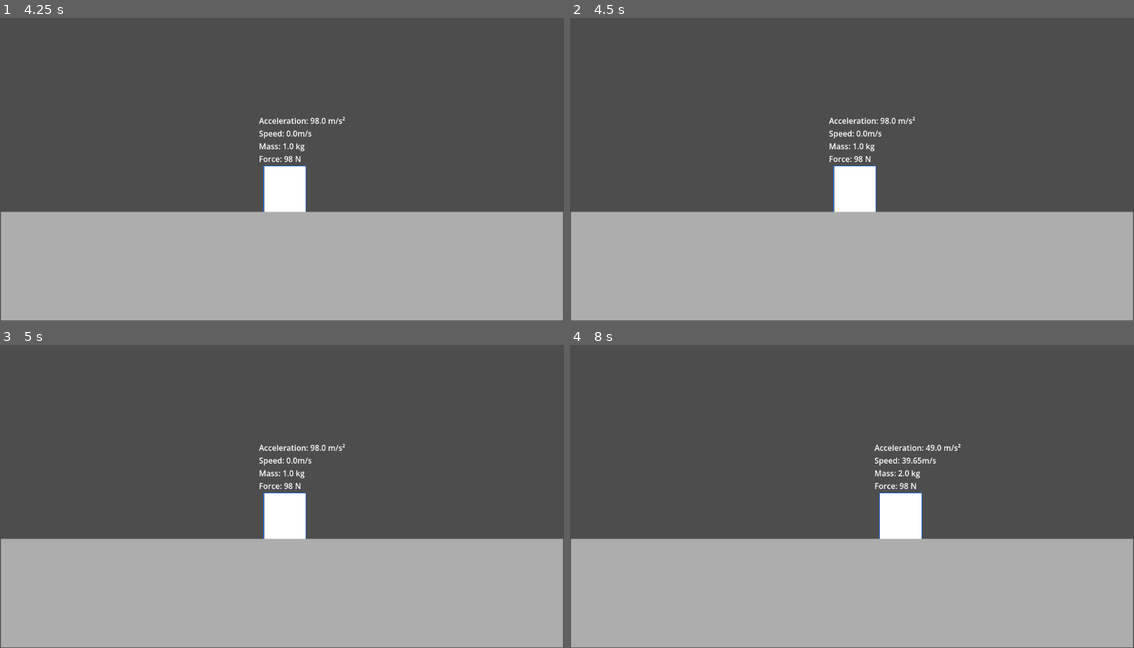
Above: before the commit, frames 1-4 (two rows, left to right).
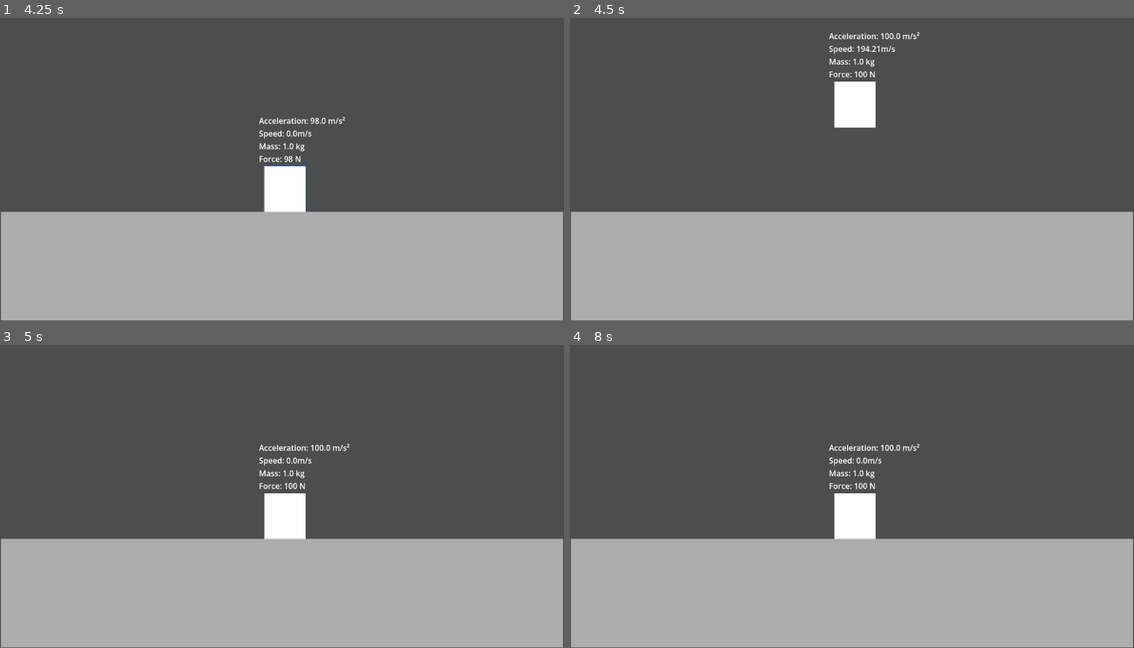
Above: after the commit, the same moments.

Repository: dinopepperwood/Science-Project
Game: Godot game, scene res://Test.tscn
Two runs of this game, one before a commit and one after it. Both use one fixed random seed, a clock stepped at 60 frames per second and the inputs below. The project has no main scene, so this scene is started directly.
Inputs (mouse positions are in pixels of both pictures, inside the frame that each line leads up to):
- Up to frame 1 (4.25 s): click (287, 154) at 0.5 s; click (287, 190) at 1.25 s; click (287, 190) at 2 s; tap Enter at 2.75 s; hold A (Decrease_Force) 2.78-3.53 s; tap R (Restart, bound only after the commit) at 3.5 s; tap D (Increase_Force) at 3.6 s
- Up to frame 2 (4.5 s): tap R (Restart, bound only after the commit) at 4.25 s; tap Q (Mass_Decrease) at 4.35 s
- Up to frame 3 (5 s): no input
- Up to frame 4 (8 s): tap E (Mass_Increase) at 5.1 s; tap R (Restart, bound only after the commit) at 5.75, 6.4 s; tap Space (Push) at 5.85 s; tap A (Decrease_Force) at 6.6 s; hold D (Increase_Force) from 7.28 s (still down)

Frame 1 is identical in both runs. In frame 2, 3.1% of the frame differs, in the area x 45-62%, y 4-65%; in frame 3, 0.2%; in frame 4, 3.1%, in the area x 45-70%, y 32-65%.

Commit message:
Added Reset Option

Diff:
--- a/project.godot
+++ b/project.godot
@@ -45,6 +45,11 @@
 "events": [Object(InputEventKey,"resource_local_to_scene":false,"resource_name":"","device":-1,"window_id":0,"alt_press …(191 unchanged characters)…
 ]
 }
+Restart={
+"deadzone": 0.2,
+"events": [Object(InputEventKey,"resource_local_to_scene":false,"resource_name":"","device":-1,"window_id":0,"alt_pressed":false,"shift_pressed":false,"ctrl_pressed":false,"meta_pressed":false,"pressed":false,"keycode":0,"physical_keycode":82,"key_label":0,"unicode":114,"location":0,"echo":false,"script":null)
+]
+}
 
 [physics]
 
--- a/test.gd
+++ b/test.gd
@@ -15,6 +15,8 @@
 			Global.current.force-=1
 		elif Input.is_action_just_pressed("Push"):
 			Global.current.apply_central_impulse(Vector2(Global.current.force,0))
+		elif Input.is_action_just_pressed("Restart"):
+			get_tree().reload_current_scene()
 
 func _physics_process(delta: float) -> void:
 	pass
